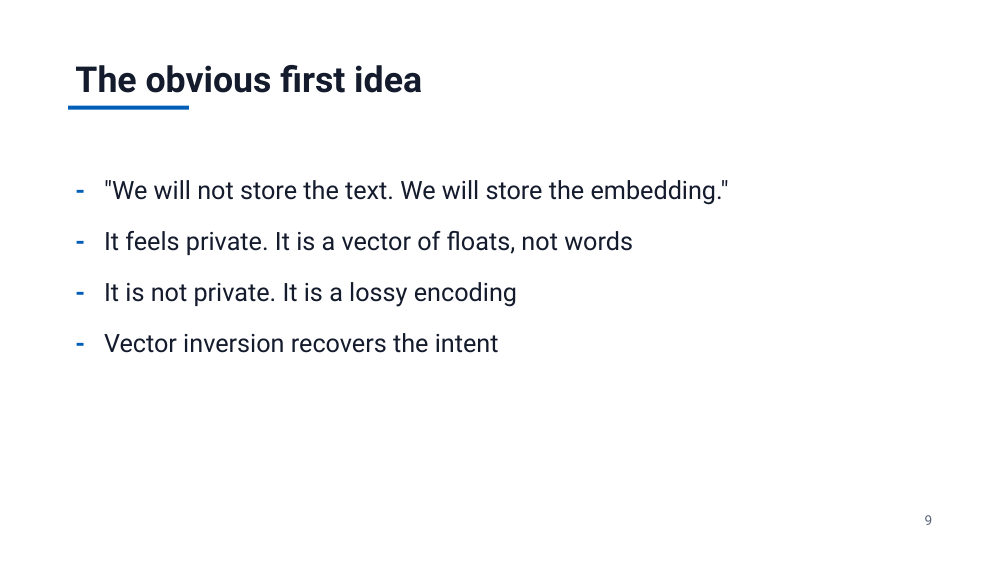
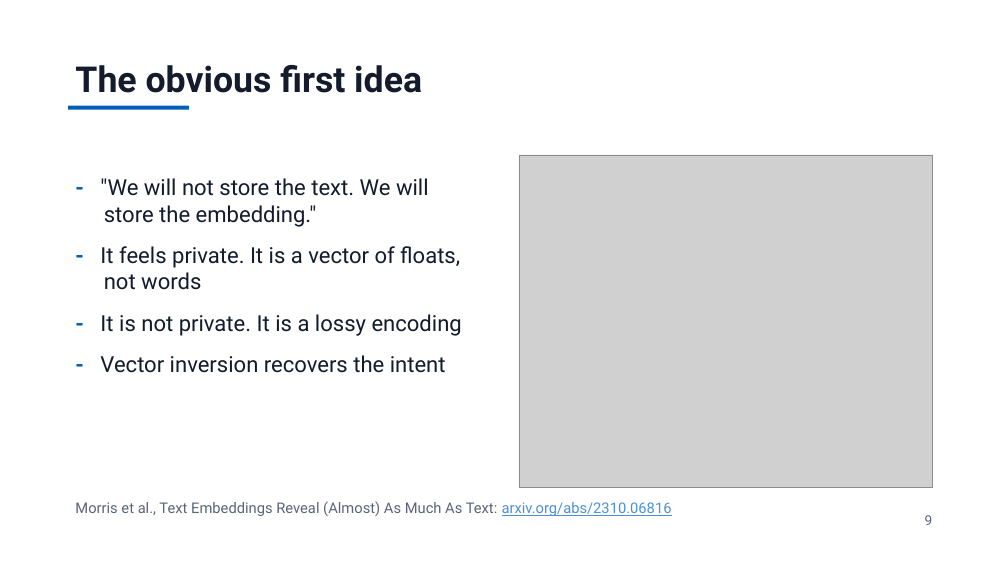
Before and after one commit to jzonthemtn/ldp-for-search, a slide deck: slide 9 of ldp_for_search_slides.pptx. Drawn at 1008x567 pixels with LibreOffice and Linux fonts; fonts in the diff are those of the drawing; grey boxes stand for pictures. Boxes give left, top, right and bottom in pixels: in the first picture for what was removed or moved away, otherwise in the second. Text is boxed around its words. In the diff, an @@ line names an element or a change of style, - is before the commit and + after.

```diff
--- a/ldp_for_search_slides.pptx
+++ b/ldp_for_search_slides.pptx
@@ text "- "We will not store ..." at (x1=100, y1=178, x2=462, y2=373): size 24 to 21 pt; less space between paragraphs @@
@@ picture added at (x1=519, y1=155, x2=932, y2=488) @@
@@ text added at (x1=75, y1=501, x2=672, y2=516), 14 pt, text #5A647A @@
+Morris et al., Text Embeddings Reveal (Almost) As Much As Text: arxiv.org/abs/2310.06816
```
Also in this commit, not shown: 25 other slides changed, 2 slides added, 3 slides removed, 20 other files.
